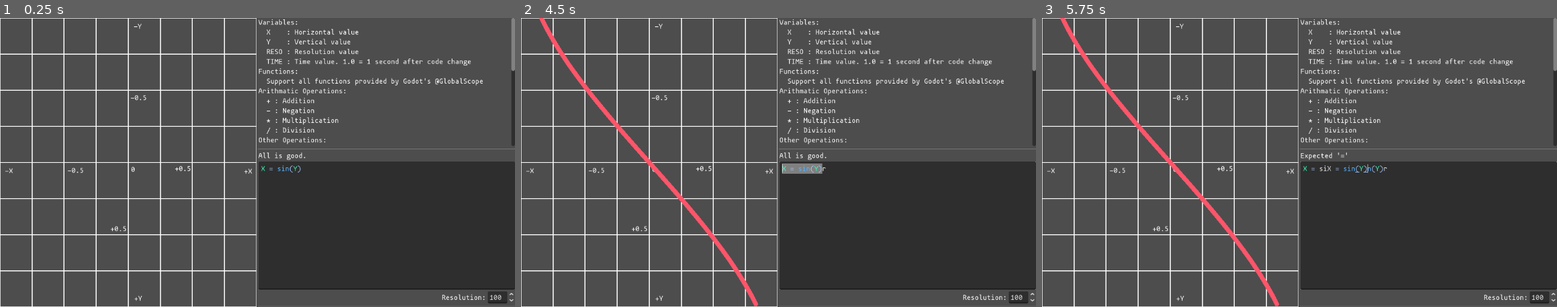
Above: before the commit, frames 1-3 (left to right).
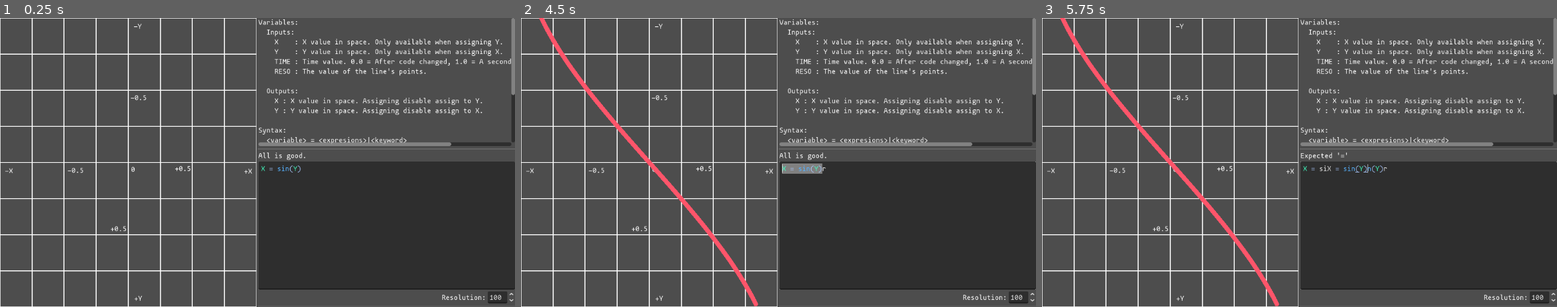
Above: after the commit, the same moments.

Repository: ello-guby/godot-stash
Game: Godot game, scene res://expr_curve/main.tscn
Two runs of this game, one before a commit and one after it. Both use one fixed random seed, a clock stepped at 60 frames per second and the inputs below. The project has no main scene, so this scene is started directly.
Inputs (mouse positions are in pixels of both pictures, inside the frame that each line leads up to):
- Up to frame 1 (0.25 s): no input
- Up to frame 2 (4.5 s): tap Enter at 0.5 s; move the mouse to (891, 148) at 0.52 s; press the mouse at (891, 148) at 0.53 s; tap R (reset) every 0.75 s from 1.25 to 4.25 s; move the mouse to (675, 176) at 1.27 s; release the mouse at (675, 176) at 1.28 s; right-click (675, 176) at 1.35 s; move the mouse to (830, 98) at 2.02 s; hold Middle mouse button (remove_point) 2.03-2.78 s; move the mouse to (752, 220) at 2.77 s; tap Ctrl (show_line) at 2.85 s; move the mouse to (933, 205) at 3.52 s; press the mouse at (933, 205) at 3.53 s; move the mouse to (624, 119) at 4.27 s; release the mouse at (624, 119) at 4.28 s; right-click (624, 119) at 4.35 s
- Up to frame 3 (5.75 s): move the mouse to (1325, 162) at 5.02 s; hold Middle mouse button (remove_point) from 5.03 s (still down)

The runs differ from the first frame. In frame 1, 3.4% of the frame differs, in the area x 50-100%, y 3-45%; in frame 2, 3.4%; in frame 3, 3.4%.

Commit message:
expr_curve: redoc usage

Diff:
--- a/expr_curve/main.tscn
+++ b/expr_curve/main.tscn
@@ -180,38 +180,26 @@
 [node name="Label" type="Label" parent="Meta/SyntaxNote"]
 layout_mode = 2
 text = "Variables:
-  X    : Horizontal value
-  Y    : Vertical value
-  RESO : Resolution value
-  TIME : Time value. 1.0 = 1 second after code change
-Functions:
-  Support all functions provided by Godot's @GlobalScope
-Arithmatic Operations:
-  + : Addition
-  - : Negation
-  * : Multiplication
-  / : Division
-Other Operations:
-  ** : Power
-  =  : Assignment
-Boolean Operation:
-  == : Equal
-  != : Not Equal
-  >  : Greater then
-  >= : Greater then or equal to
-  <  : Less then
-  <= : Less then or equal to
-Unary Operation:
-  +# : Positive # (Number)
-  -# : Negative # (Number)
-  !B : Opposite B (Boolean)
+  Inputs:
+    X    : X value in space. Only available when assigning Y.
+    Y    : Y value in space. Only available when assigning X.
+    TIME : Time value. 0.0 = After code changed, 1.0 = A second after code changed.
+    RESO : The value of the line's points.
+
+  Outputs:
+    X : X value in space. Assigning disable assign to Y.
+    Y : Y value in space. Assigning disable assign to X.
+
 Syntax:
-  <variable> = <expressions>
-Note:
-  <expressions> is handled by Godot's Expression
-  class. Operation options are expanded.
-  All variable will be a floating number. Thus string
-  variable or any non numeric type might result a crash"
+  <variable> = <expresions>|<keyword>
+
+Expressions (<expressions>):
+  Godot script's expressions. Note: <expressions>'s result
+  will be converted to type float. Incompatible result might
+  result a crash.
+
+Keywords (<keyword>):
+  export : Put the variable like resolution's spinbox"
 
 [node name="SyntaxSeparator" type="HSeparator" parent="Meta"]
 layout_mode = 2
